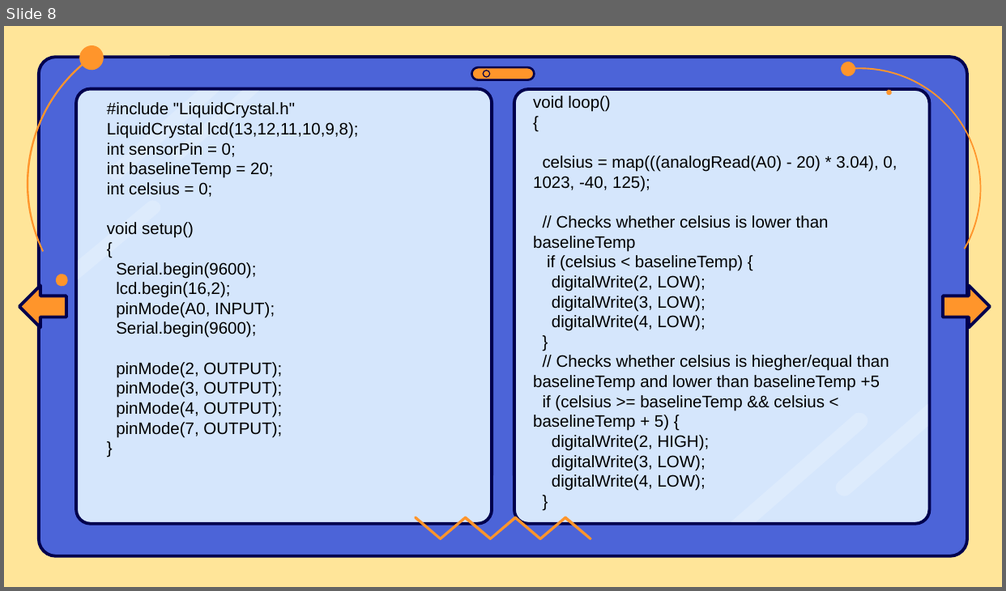
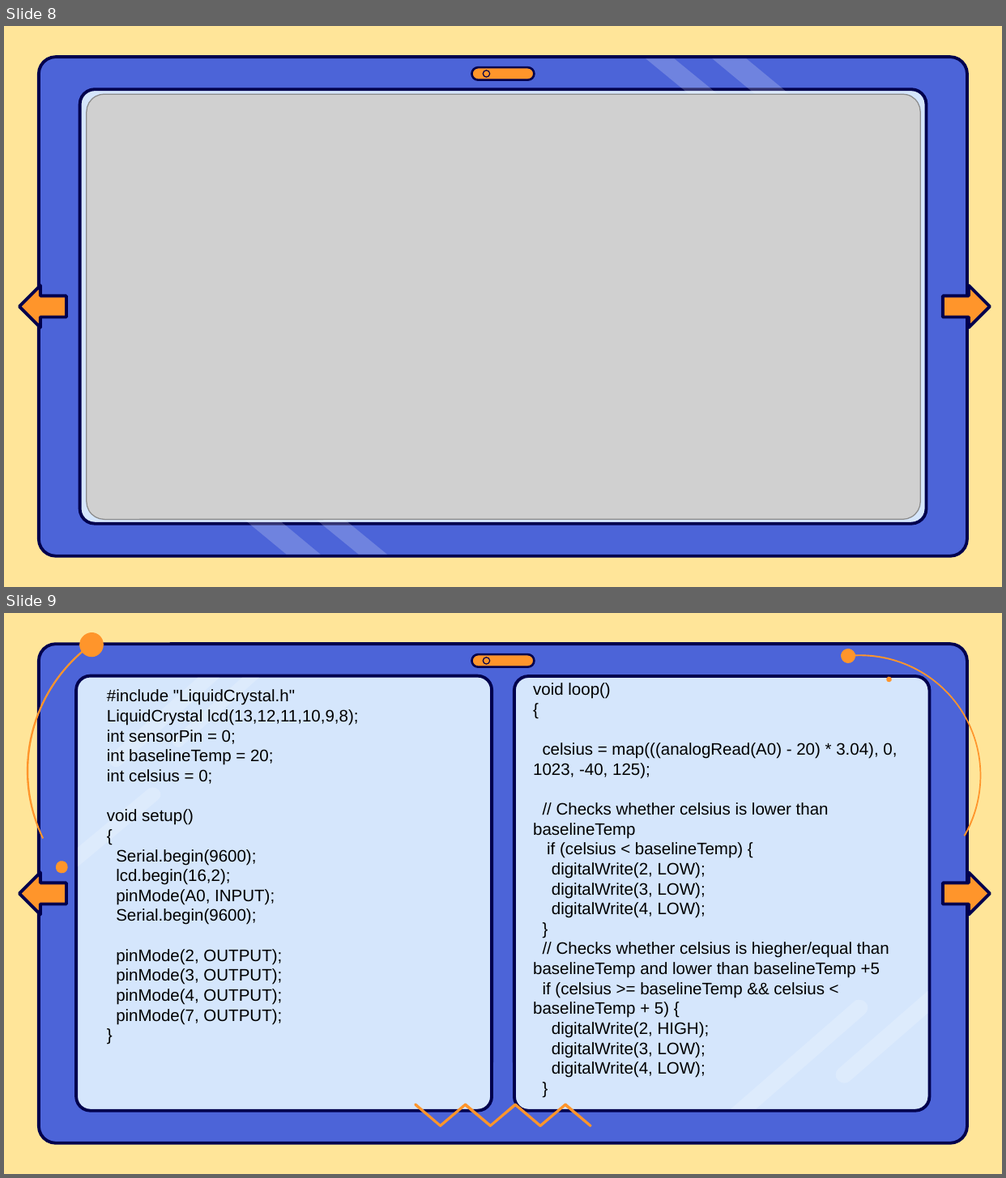
Before and after one commit to Hira-eth/TemperatureMonitor, a slide deck: Temperature Monitor PowerPoint.pptx. Shown one above the other, each under a label of ours: slide 8 before the commit, slides 8 and 9 after it. The pictures are 1006x591 and 1006x1178 pixels, drawn with LibreOffice and Linux fonts; fonts in the diff are those of the drawing; grey boxes stand for pictures. Boxes give left, top, right and bottom in pixels: in the first picture for what was removed or moved away, otherwise in the second. Text is boxed around its words. In the diff, an @@ line names an element or a change of style, - is before the commit and + after.

```diff
--- a/Temperature Monitor PowerPoint.pptx
+++ b/Temperature Monitor PowerPoint.pptx
@@ slide 8 added at bbox=[4, 26, 1002, 587], background #FFE599; not listed: 3 template elements that a slide beside it also shows @@
@@ freeform shape added at bbox=[646, 59, 792, 168], fill #FFFFFF at 20% opacity @@
@@ freeform shape added at bbox=[713, 59, 889, 190], fill #FFFFFF at 20% opacity @@
@@ picture added at bbox=[87, 94, 921, 519] @@
@@ freeform shape added at bbox=[87, 160, 263, 448], fill #FF952B @@
@@ freeform shape added at bbox=[750, 172, 920, 458], fill #FF952B @@
@@ left arrow added at bbox=[19, 285, 66, 327], fill #FF952B, outline #00004D 2.25 pt @@
@@ left arrow added at bbox=[943, 285, 990, 327], fill #FF952B, outline #00004D 2.25 pt @@
@@ group added at bbox=[39, 57, 967, 557]: 2 rounded rectangles, 2 freeform shapes @@
@@ what was slide 8 is now slide 9 @@
```
Also in this commit, not shown: 3 slides changed.
